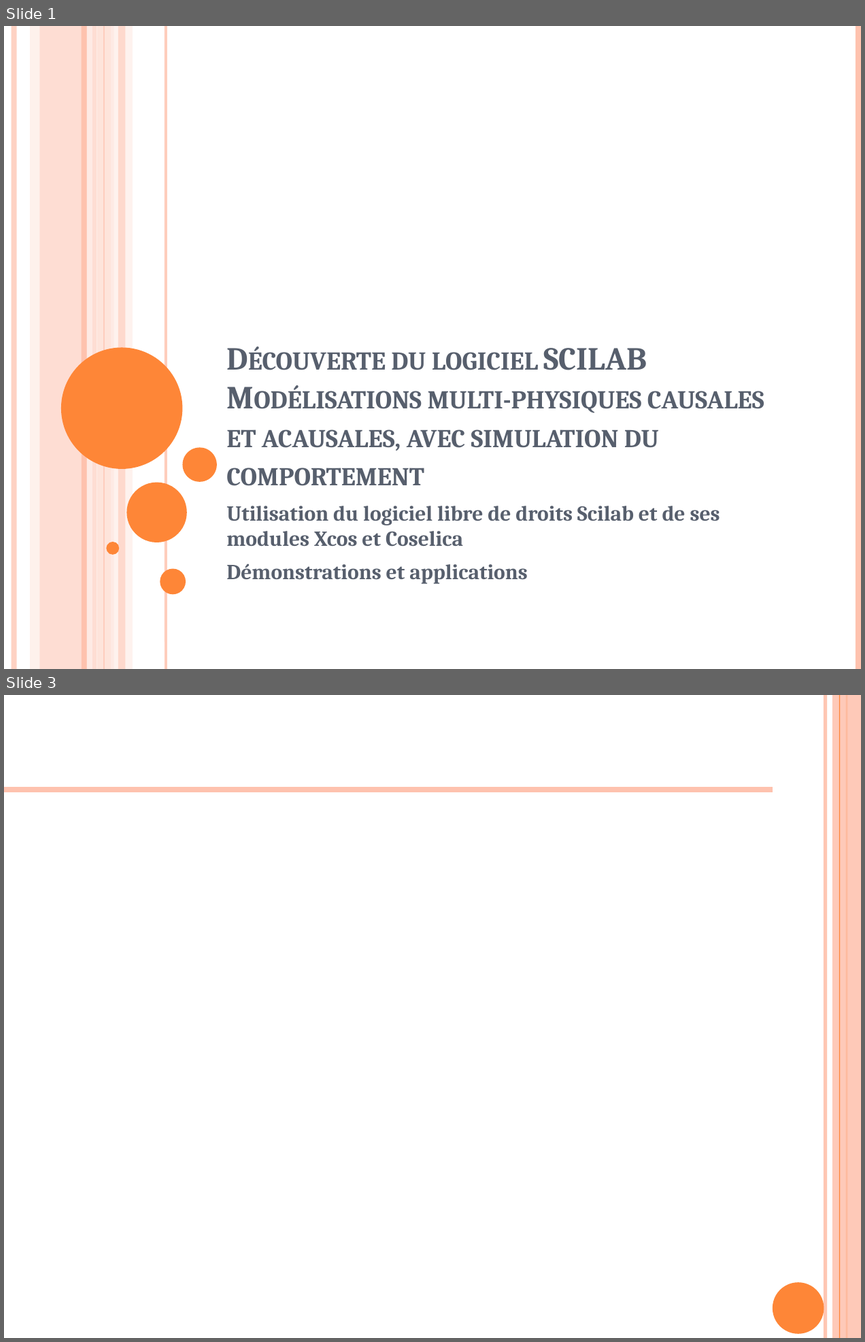
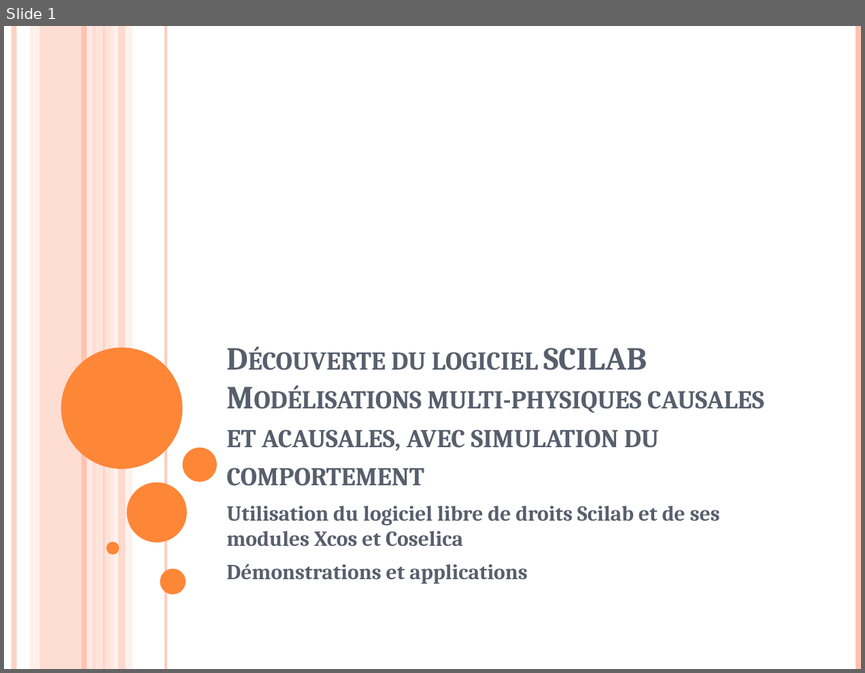
Before and after one commit to xpessoles/Formations, a slide deck: ModelisationMultiphysique/ModelisationMultiphysique.pptx. Shown one above the other, each under a label of ours: slides 1 and 3 before the commit, slide 1 after it; the slides between them are not shown. The pictures are 865x1342 and 865x673 pixels, drawn with LibreOffice and Linux fonts; fonts in the diff are those of the drawing. Boxes give left, top, right and bottom in pixels: in the first picture for what was removed or moved away, otherwise in the second. Text is boxed around its words. In the diff, an @@ line names an element or a change of style, - is before the commit and + after.

```diff
--- a/ModelisationMultiphysique/ModelisationMultiphysique.pptx
+++ b/ModelisationMultiphysique/ModelisationMultiphysique.pptx
@@ slide 3 removed at (x1=4, y1=695, x2=861, y2=1338), background #FFFFFF @@
@@ line removed from (825, 695) to (825, 1338) @@
@@ rectangle removed at (x1=832, y1=695, x2=861, y2=1338) @@
@@ line removed from (839, 695) to (839, 1338) @@
@@ line removed from (847, 695) to (847, 1338) @@
@@ line removed from (4, 790) to (772, 790) @@
@@ ellipse removed at (x1=772, y1=1282, x2=824, y2=1334) @@
```
Also in this commit, not shown: 1 slide changed, 8 slides added.
